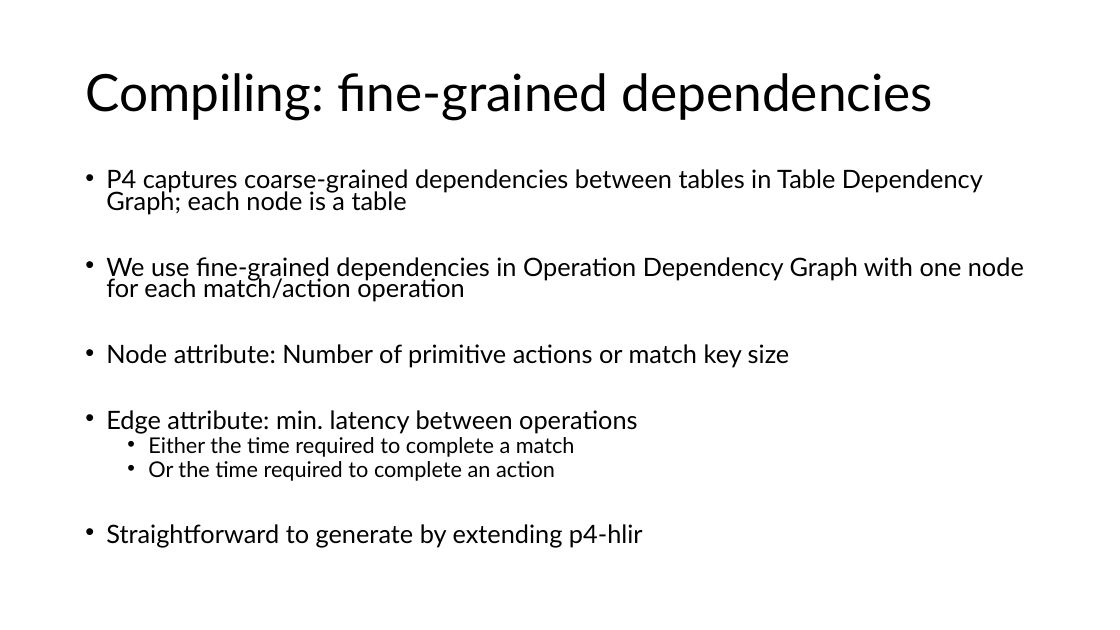
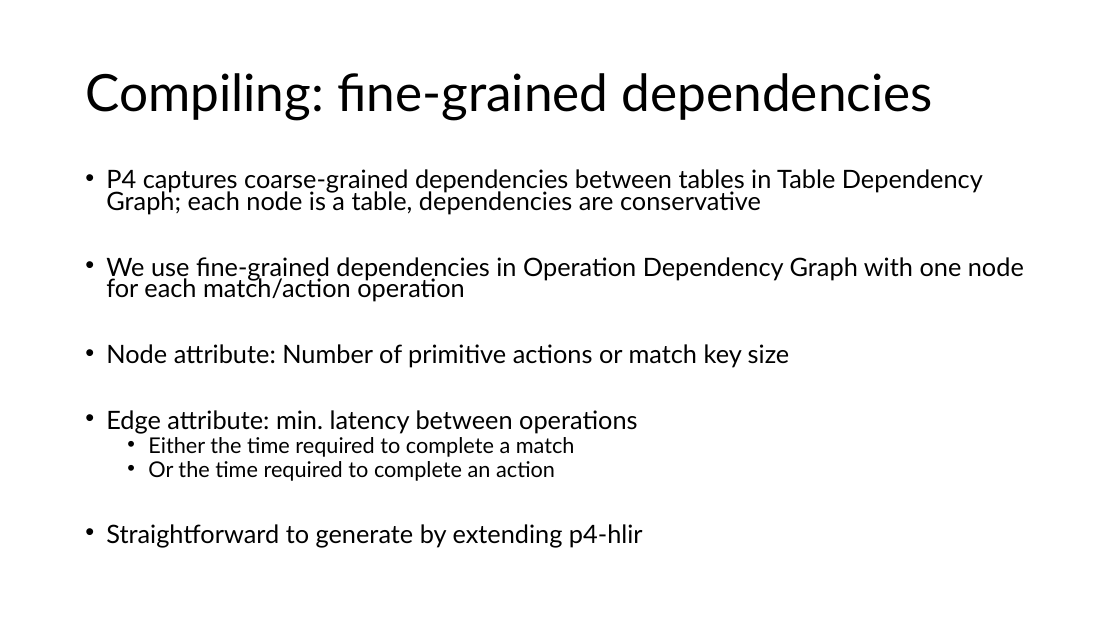
Before and after one commit to anirudhSK/drmt_talk, a slide deck: slide 8 of drmt.pptx. Drawn at 1120x630 pixels with LibreOffice and Linux fonts; fonts in the diff are those of the drawing. Boxes give left, top, right and bottom in pixels: in the first picture for what was removed or moved away, otherwise in the second. Text is boxed around its words. In the diff, an @@ line names an element or a change of style, - is before the commit and + after.

```diff
--- a/drmt.pptx
+++ b/drmt.pptx
@@ text at bbox=[106, 169, 983, 214]: text changed @@
-• P4 captures coarse-grained dependencies between tables in Table Dependency Graph; each node is a table
+• P4 captures coarse-grained dependencies between tables in Table Dependency Graph; each node is a table, dependencies are conservative
```
Also in this commit, not shown: 2 other slides changed, 1 slide added.
